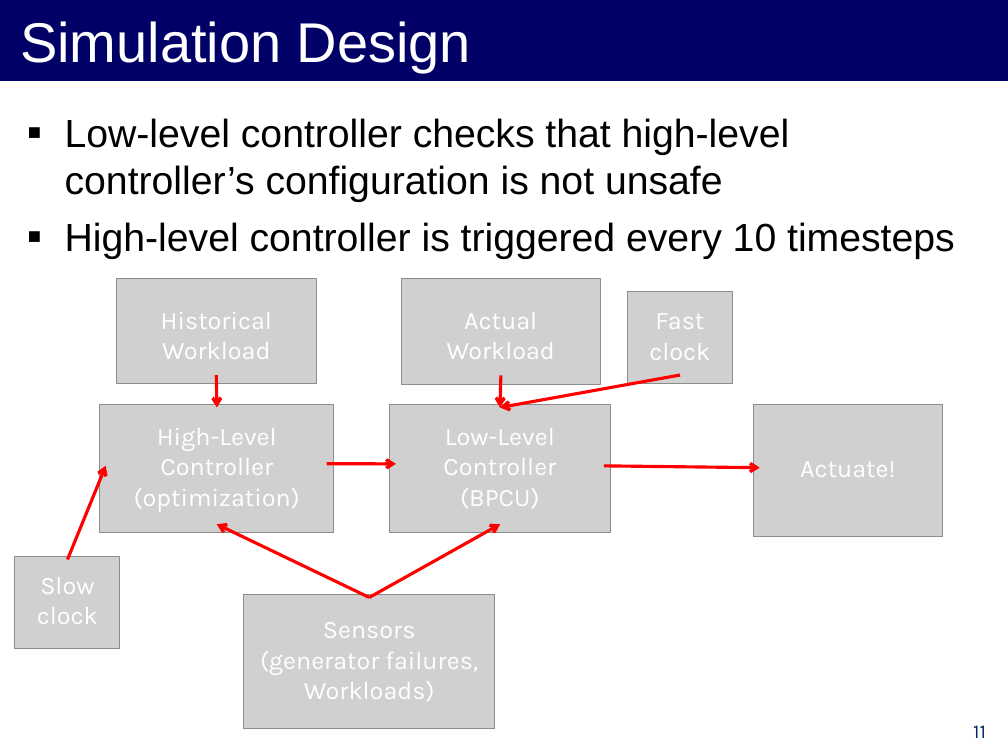
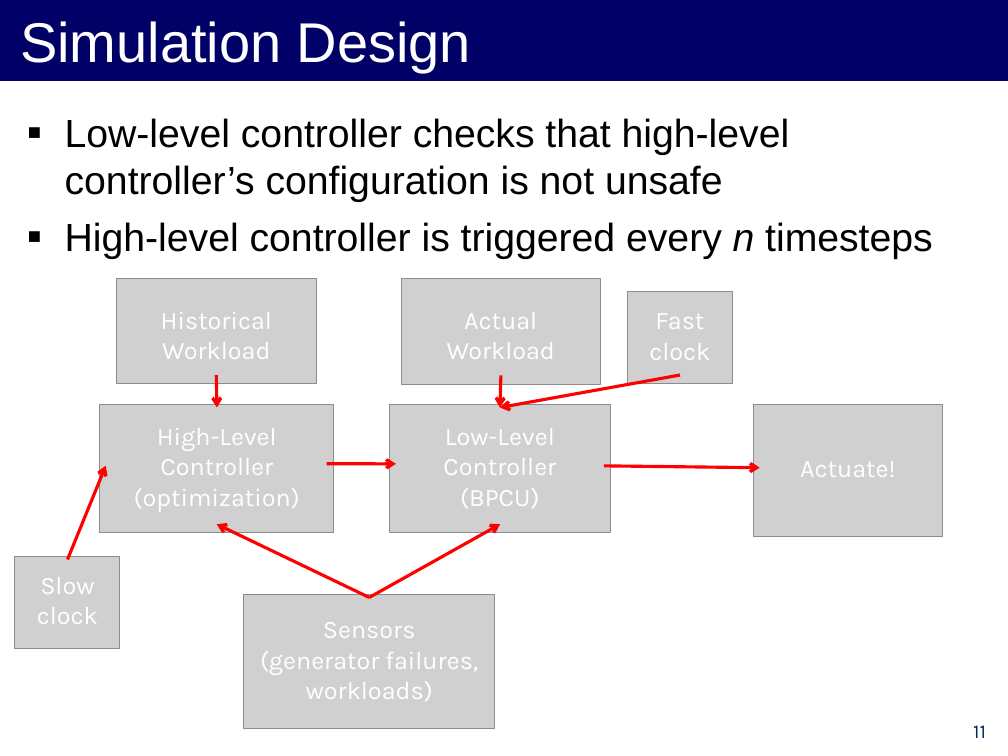
Before and after one commit to forresti/optimal_load_management, a slide deck: slide 11 of project/12-3-12_Presentation.ppt. Drawn at 1008x756 pixels with LibreOffice and Linux fonts; fonts in the diff are those of the drawing; grey boxes stand for pictures. Boxes give left, top, right and bottom in pixels: in the first picture for what was removed or moved away, otherwise in the second. Text is boxed around its words. In the diff, an @@ line names an element or a change of style, - is before the commit and + after.

```diff
--- a/project/12-3-12_Presentation.ppt
+++ b/project/12-3-12_Presentation.ppt
@@ text at <box>65,222,933,259</box>: text changed @@
-▪ High-level controller is triggered every 10 timesteps
+▪ High-level controller is triggered every n timesteps
@@ text at <box>306,681,433,701</box>: text changed @@
-Workloads)
+workloads)
```
Also in this commit, not shown: 7 other slides changed.
